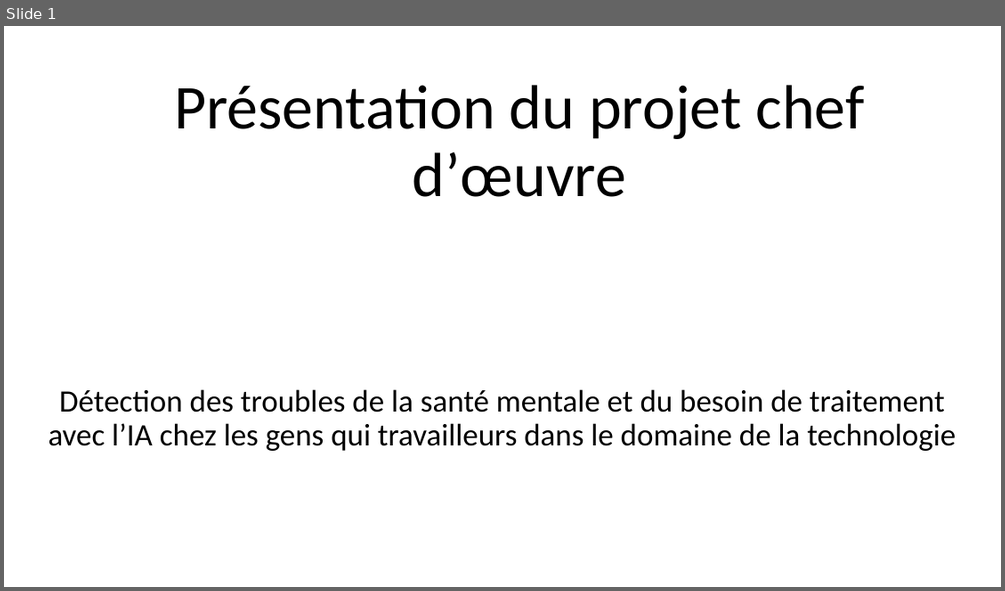
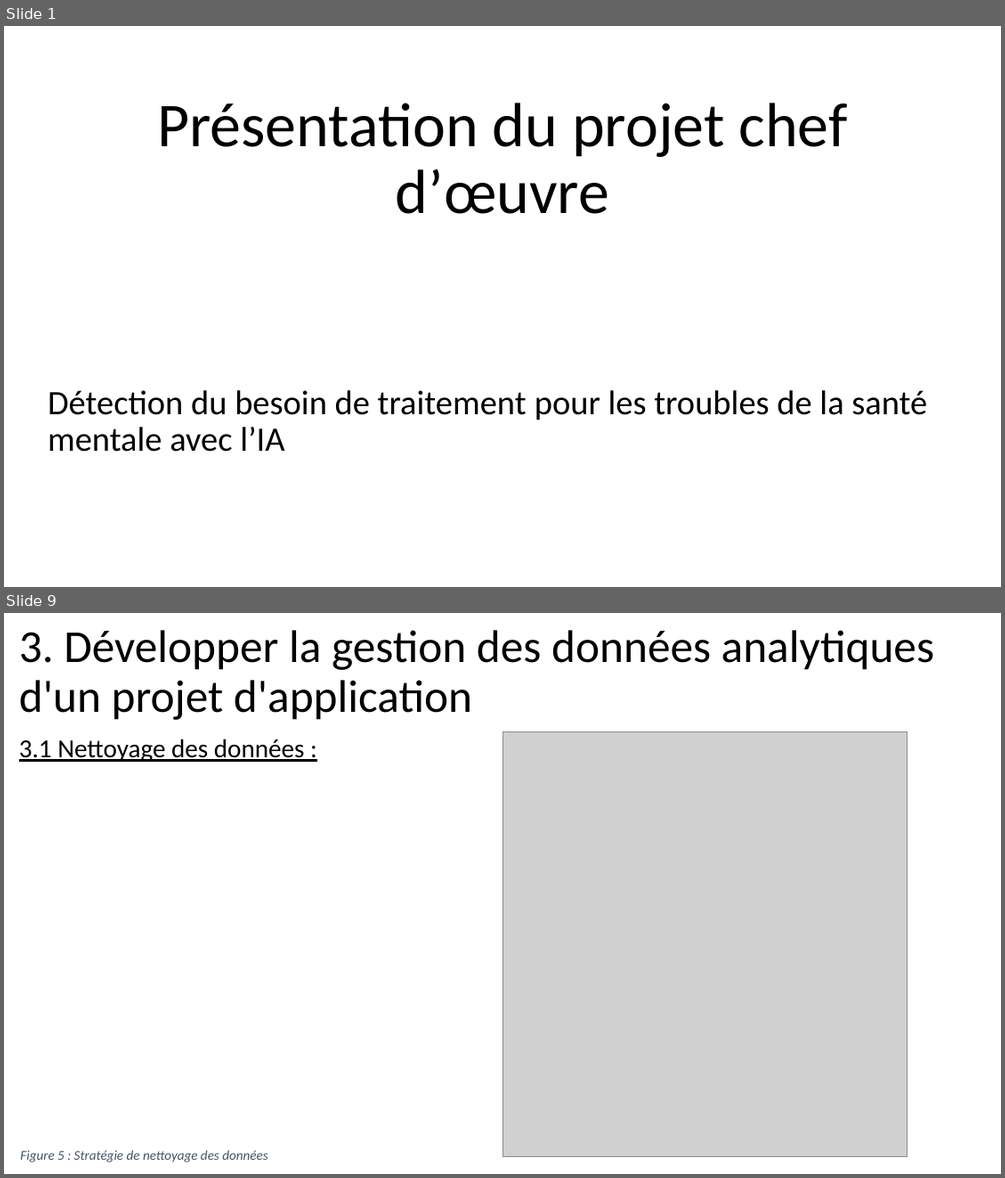
Before and after one commit to gdaume24/Projet-chef-d-oeuvre, a slide deck: E1/diapo.PPTX. Shown one above the other, each under a label of ours: slide 1 before the commit, slides 1 and 9 after it; the slides between them are not shown. The pictures are 1005x591 and 1005x1178 pixels, drawn with LibreOffice and Linux fonts; fonts in the diff are those of the drawing; grey boxes stand for pictures. Boxes give left, top, right and bottom in pixels: in the first picture for what was removed or moved away, otherwise in the second. Text is boxed around its words. In the diff, an @@ line names an element or a change of style, - is before the commit and + after.

```diff
--- a/E1/diapo.PPTX
+++ b/E1/diapo.PPTX
@@ slide 9 added at box(4, 613, 1001, 1174), background #FFFFFF @@
@@ title added at box(19, 630, 934, 720), 44 pt, text #000000 @@
+3. Développer la gestion des données analytiques d'un projet d'application
@@ text added at box(19, 738, 305, 762), 25 pt, text #000000, underline @@
+3.1 Nettoyage des données :
@@ picture added at box(502, 732, 906, 1157) @@
@@ text added at box(20, 1150, 267, 1162), 13 pt, text #44546A, italic @@
+Figure 5 : Stratégie de nettoyage des données
@@ slide 1 changed as well @@
@@ title "Présentation du projet chef d’œuvre": place and size @@
-title "Présentation du projet chef d’œuvre" at box(174, 85, 865, 197)
+title "Présentation du projet chef d’œuvre" at box(157, 103, 848, 214)
@@ subtitle at box(48, 390, 927, 451): text changed; size 30 to 33 pt @@
-Détection des troubles de la santé mentale et du besoin de traitement avec l’IA chez les gens qui travailleurs dans le domaine de la technologie
+Détection du besoin de traitement pour les troubles de la santé mentale avec l’IA
```
Also in this commit, not shown: 31 other slides added, 1 slide removed, 12 other files.
